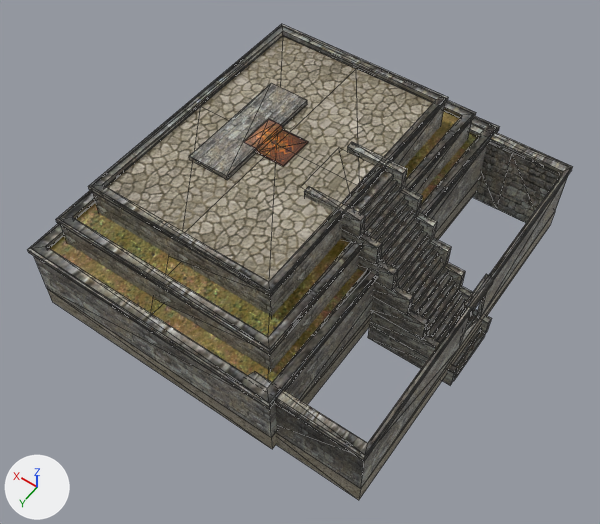
The COLLADA model art/meshes/structural/inca_ushnu.dae, before and after one commit.
Camera for both pictures: a 50 mm camera at (-24.5, 34.2, 50.3) aimed at (-2.0, 2.7, 0.8). The lights are fixed; the arrows at lower left show +X, +Y and +Z. Mesh edges are drawn as thin lines. Where no turn or scale is listed for an object, it has been applied to the vertices.

Script lines for the objects in view, before the commit:
```python
me_cubo = bpy.data.meshes.new('Cubo')
me_cubo.from_pydata(...)  # 477 vertices, 618 faces; spans x -15.7..12.7, y -15.4..15.4, z -3.6..9.1
me_cubo.materials.append(mat_materiais)  # picture img_inca_struct_png
ob_ushnu = bpy.data.objects.new('ushnu', me_cubo)
ob_ushnu.location = (0.0, 0.0, 0.0)
```
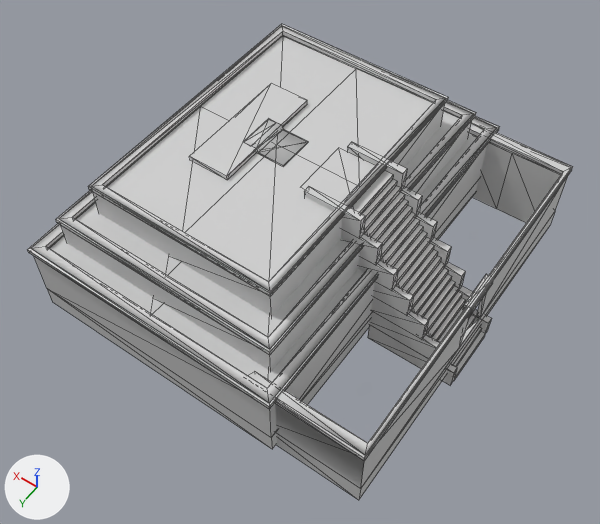
The newer file is also rescaled (x0.931), turned or shifted as a whole; pictures and numbers use the older file's frame.

Changed parts and their boxes (x1, y1, x2, y2) in the pictures (600 x 524 px):
'ushnu', recoloured
    both: (27, 24, 572, 500)

The edits, one by one:
Material 'Materiais_013' (mat_materiais_013) is new.
Its base color is (0.64, 0.64, 0.64) (light grey #d1d1d1).
me_cubo has 477 vertices, 618 faces and spans x -15.7..12.7, y -15.4..15.4, z -3.6..9.1.
me_cubo no longer uses material mat_materiais (picture img_inca_struct_png).
me_cubo now uses material mat_materiais_013 (light grey #d1d1d1).
